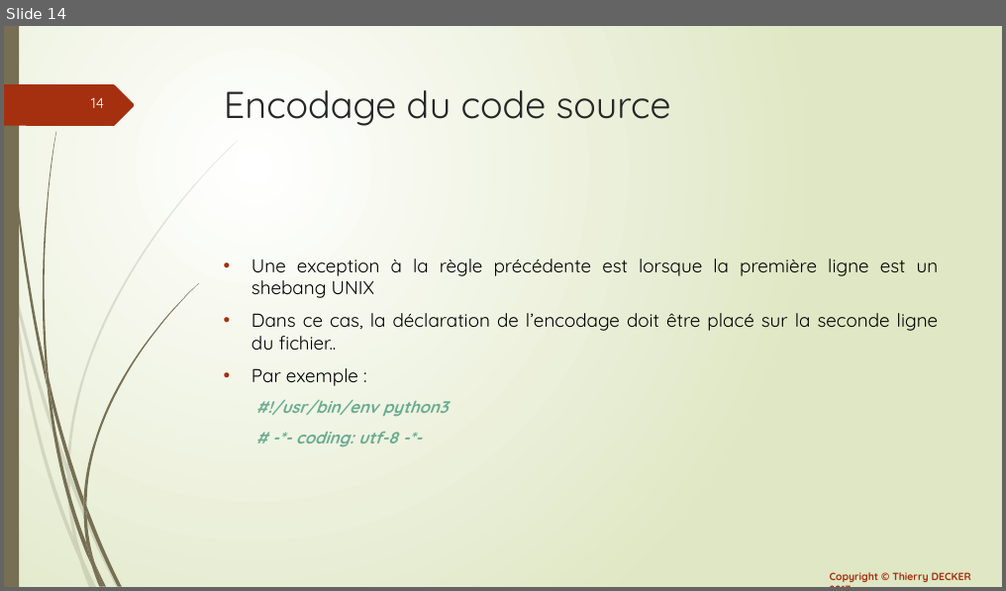
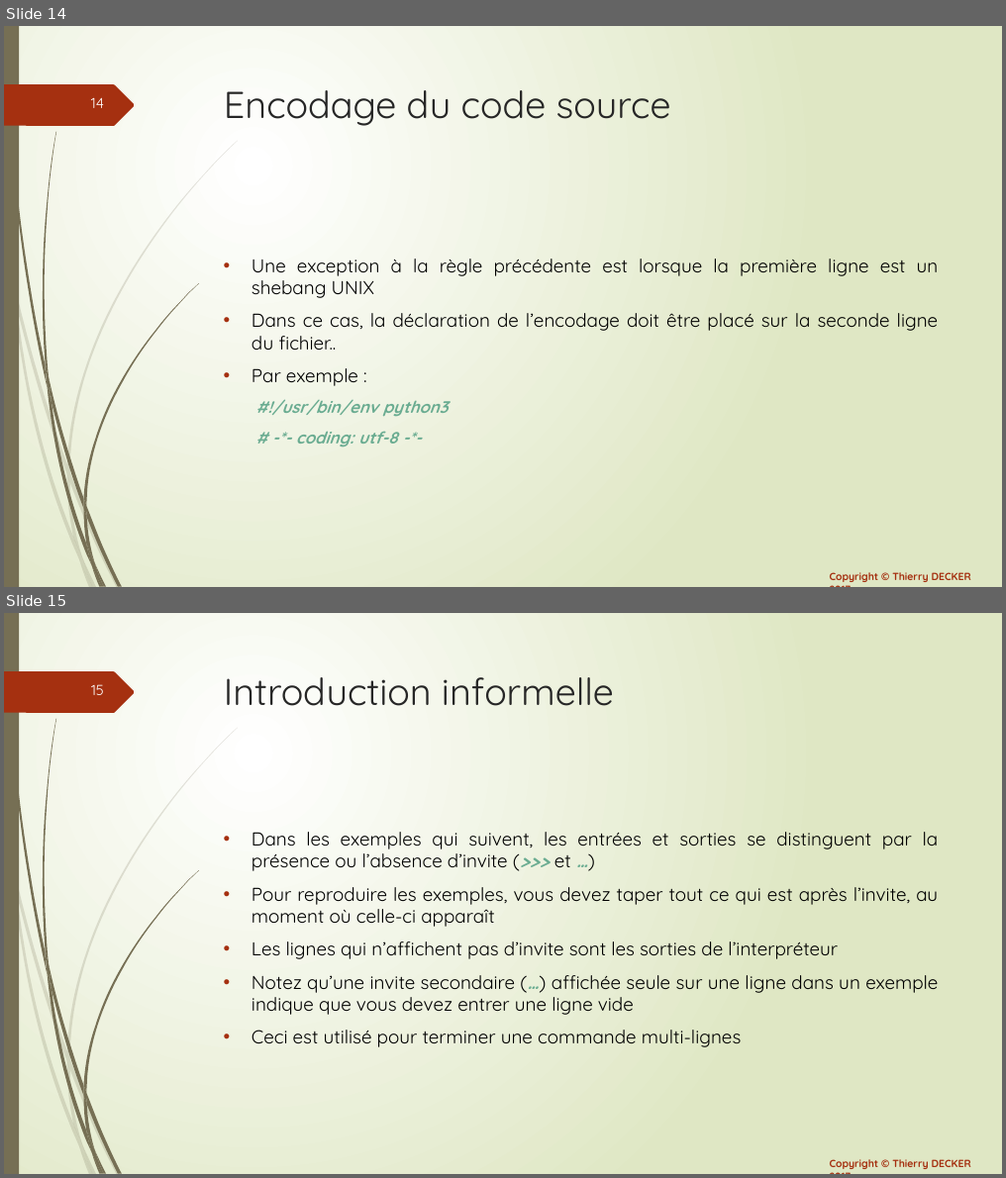
Before and after one commit to VikmanTheRacoon/learning-python, a slide deck: documentations/learning-python.pptx. Shown one above the other, each under a label of ours: slide 14 before the commit, slides 14 and 15 after it. The pictures are 1006x591 and 1006x1178 pixels, drawn with LibreOffice and Linux fonts; fonts in the diff are those of the drawing. Boxes give left, top, right and bottom in pixels: in the first picture for what was removed or moved away, otherwise in the second. Text is boxed around its words. In the diff, an @@ line names an element or a change of style, - is before the commit and + after.

```diff
--- a/documentations/learning-python.pptx
+++ b/documentations/learning-python.pptx
@@ slide 15 added at [4, 613, 1002, 1174], background gradient #FFFFFF to #DFE8C4; not listed: 26 template elements that a slide beside it also shows @@
@@ title added at [224, 677, 614, 706], 36 pt, text #262626 @@
+Introduction informelle
@@ text added at [252, 832, 939, 1048], 18 pt, text #000000 @@
+• Dans les exemples qui suivent, les entrées et sorties se distinguent par la présence ou l’absence d’invite (>>> et …)
+• Pour reproduire les exemples, vous devez taper tout ce qui est après l’invite, au moment où celle-ci apparaît
+• Les lignes qui n’affichent pas d’invite sont les sorties de l’interpréteur
+• Notez qu’une invite secondaire (…) affichée seule sur une ligne dans un exemple indique que vous devez entrer une ligne vide
+• Ceci est utilisé pour terminer une commande multi-lignes
```
Also in this commit, not shown: 6 other slides added, 1 other file.
